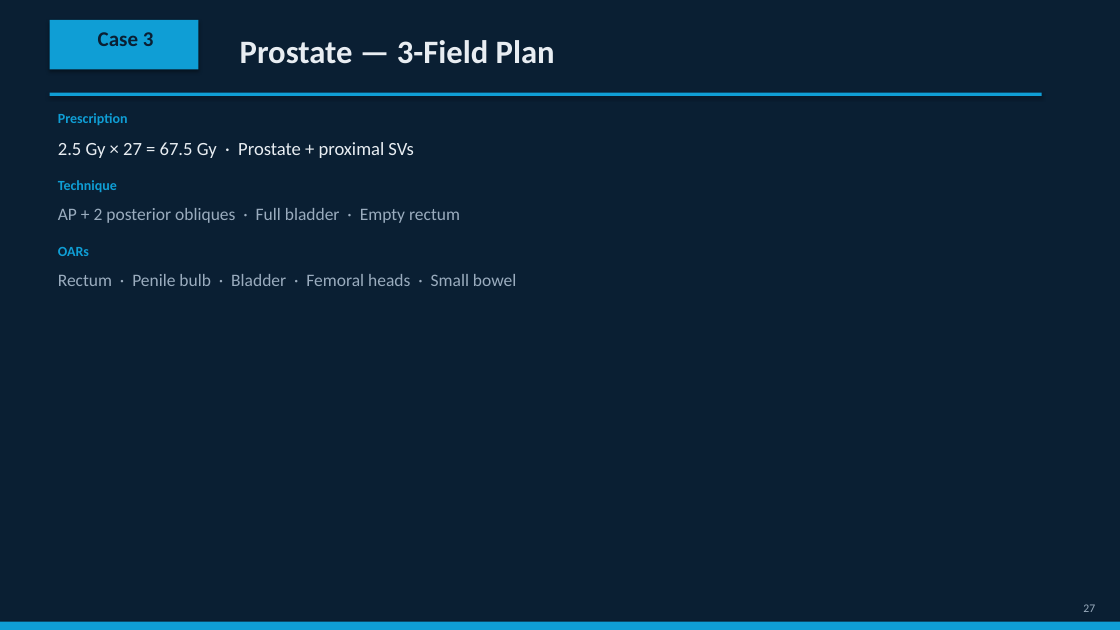
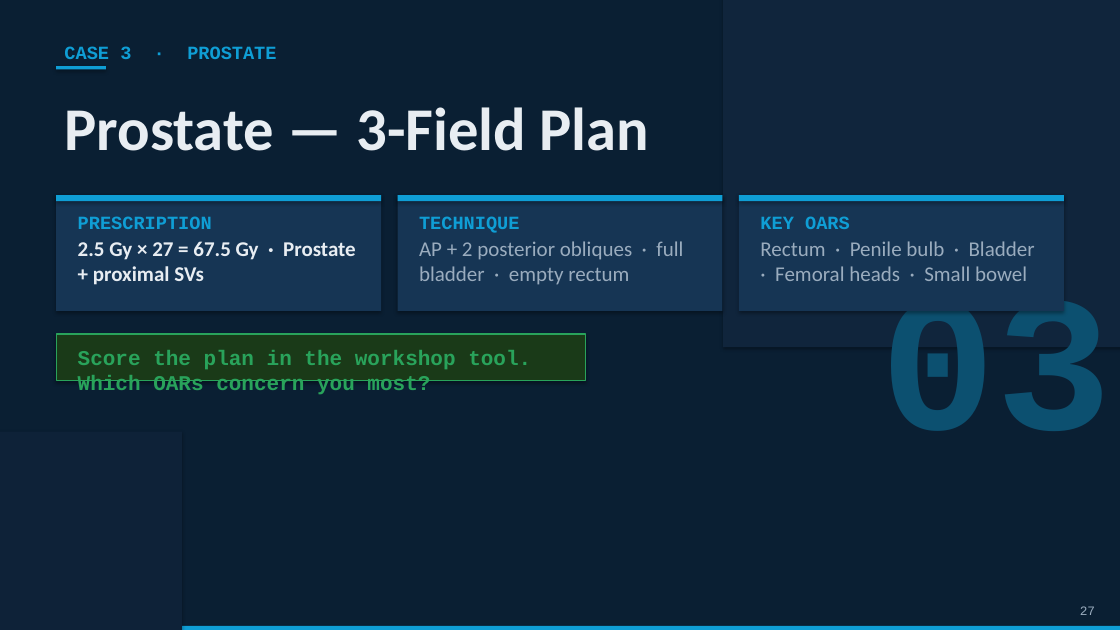
Before and after one commit to Tamerone/3DCRT-Evaluation-Workshop, a slide deck: slide 27 of 3DCRT_Workshop_Deck_v2.pptx. Drawn at 1120x630 pixels with LibreOffice and Linux fonts; fonts in the diff are those of the drawing. Boxes give left, top, right and bottom in pixels: in the first picture for what was removed or moved away, otherwise in the second. Text is boxed around its words. In the diff, an @@ line names an element or a change of style, - is before the commit and + after.

```diff
--- a/3DCRT_Workshop_Deck_v2.pptx
+++ b/3DCRT_Workshop_Deck_v2.pptx
@@ rectangle added at (723,0,1120,348), fill #10253C @@
@@ text at (64,46,276,59): text changed; size 18 to 16 pt; font Calibri to Courier New; text colour #0A1F33 to #0F9ED5 @@
-Case 3
+CASE 3 · PROSTATE
@@ text "Prostate — 3-Field Plan": place and size @@
-text "Prostate — 3-Field Plan" at (240,40,555,64)
+text "Prostate — 3-Field Plan" at (64,107,649,151)
@@ text "Prostate — 3-Field Plan" at (64,107,649,151): size 28 to 52 pt @@
@@ rectangle: place and size @@
-rectangle at (50,20,198,70)
+rectangle at (56,66,106,70)
@@ rectangle removed at (50,92,1042,96) @@
@@ rectangle added at (56,195,381,311), fill #163554 @@
@@ rectangle added at (56,195,381,201), fill #0F9ED5 @@
@@ rectangle added at (397,195,723,311), fill #163554 @@
@@ rectangle added at (397,195,723,201), fill #0F9ED5 @@
@@ rectangle added at (739,195,1065,311), fill #163554 @@
@@ rectangle added at (739,195,1065,201), fill #0F9ED5 @@
@@ text "2.5 Gy × 27 = ...": place and size @@
-text "2.5 Gy × 27 = ..." at (58,142,413,158)
+text "2.5 Gy × 27 = ..." at (78,241,356,285)
@@ text "2.5 Gy × 27 = ..." at (78,241,356,285): size 16 to 18 pt, bold on @@
@@ text at (78,216,212,229): text changed; size 12 to 16 pt; font Calibri to Courier New @@
-Prescription
+PRESCRIPTION
@@ text at (419,216,519,233): text changed; size 12 to 16 pt; font Calibri to Courier New @@
-Technique
+TECHNIQUE
@@ text "Rectum · Penile bulb · ...": place and size @@
-text "Rectum · Penile bulb · ..." at (58,274,516,286)
+text "Rectum · Penile bulb · ..." at (760,241,1035,281)
@@ text "Rectum · Penile bulb · ..." at (760,241,1035,281): size 15 to 18 pt @@
@@ text at (760,216,850,229): text changed; size 12 to 16 pt; font Calibri to Courier New @@
-OARs
+KEY OARS
@@ text at (419,241,683,285): text changed; size 15 to 18 pt @@
-AP + 2 posterior obliques · Full bladder · Empty rectum
+AP + 2 posterior obliques · full bladder · empty rectum
@@ text added at (881,302,1112,431), 165 pt, text #0C5070, bold @@
+03
@@ rectangle added at (56,334,586,381), fill #1A3A18, outline #29A35B 1 pt @@
@@ text added at (78,350,531,394), 18 pt, text #29A35B, bold @@
+Score the plan in the workshop tool. Which OARs concern you most?
@@ rectangle added at (0,432,182,630), fill #0E2238 @@
@@ text "27" at (1080,606,1095,615): size 10 to 11 pt, font Calibri to Courier New @@
@@ rectangle: place and size @@
-rectangle at (0,622,1120,630)
+rectangle at (0,626,1120,630)
```
Also in this commit, not shown: 32 other slides changed, 6 slides added, 6 slides removed, 1 other file.
